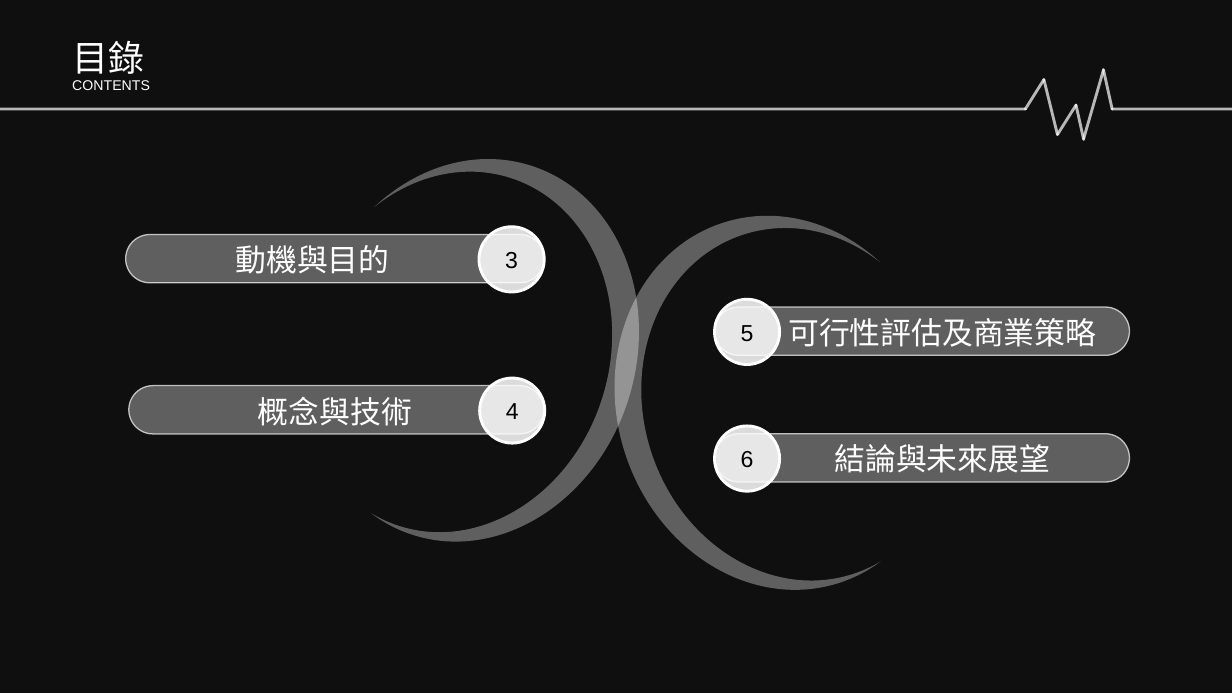
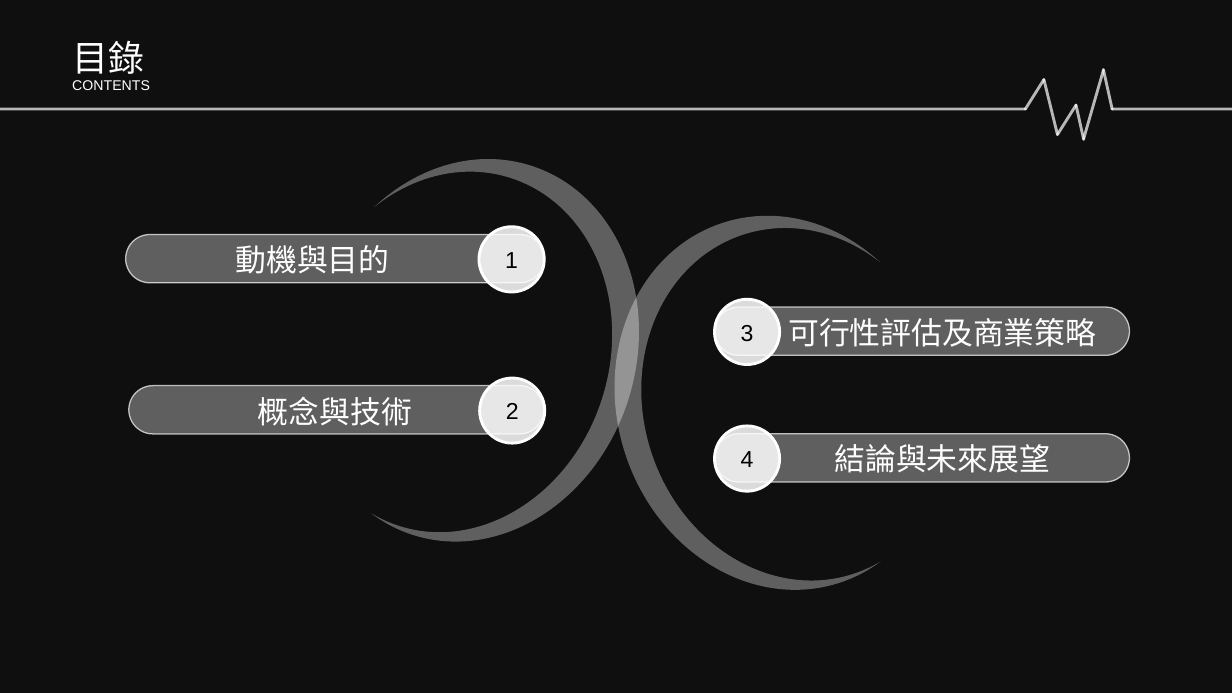
Before and after one commit to Sikako/hackthon, a slide deck: slide 2 of bigdata.pptx. Drawn at 1232x693 pixels with LibreOffice and Linux fonts; fonts in the diff are those of the drawing; background and template pictures are left out; a plain dark background stands for a picture behind light text. Boxes give left, top, right and bottom in pixels: in the first picture for what was removed or moved away, otherwise in the second. Text is boxed around its words. In the diff, an @@ line names an element or a change of style, - is before the commit and + after.

```diff
--- a/bigdata.pptx
+++ b/bigdata.pptx
@@ text in ellipse at [505,252,518,268]: text changed @@
-3
+1
@@ text in ellipse at [741,325,754,342]: text changed @@
-5
+3
@@ text in ellipse at [506,403,519,419]: text changed @@
-4
+2
@@ text in ellipse at [741,451,754,467]: text changed @@
-6
+4
```
Also in this commit, not shown: 9 other slides changed, 2 slides added, 17 slides removed, 3 other files.
